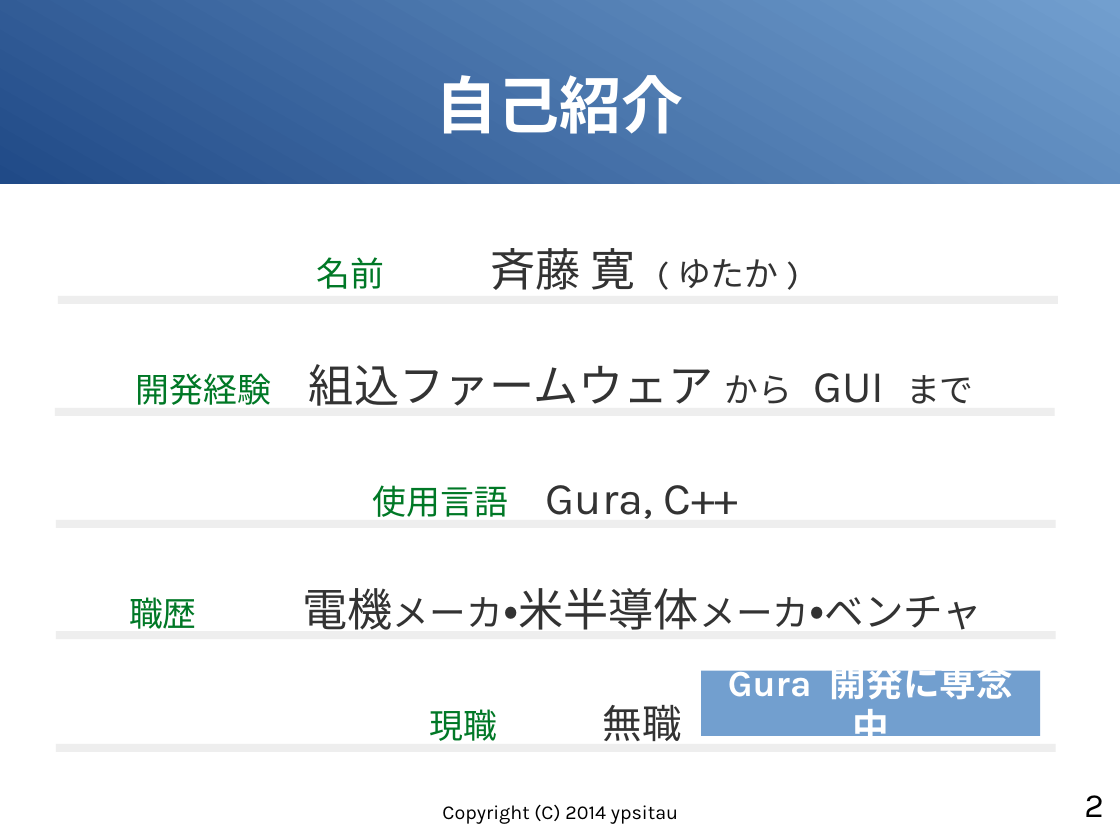
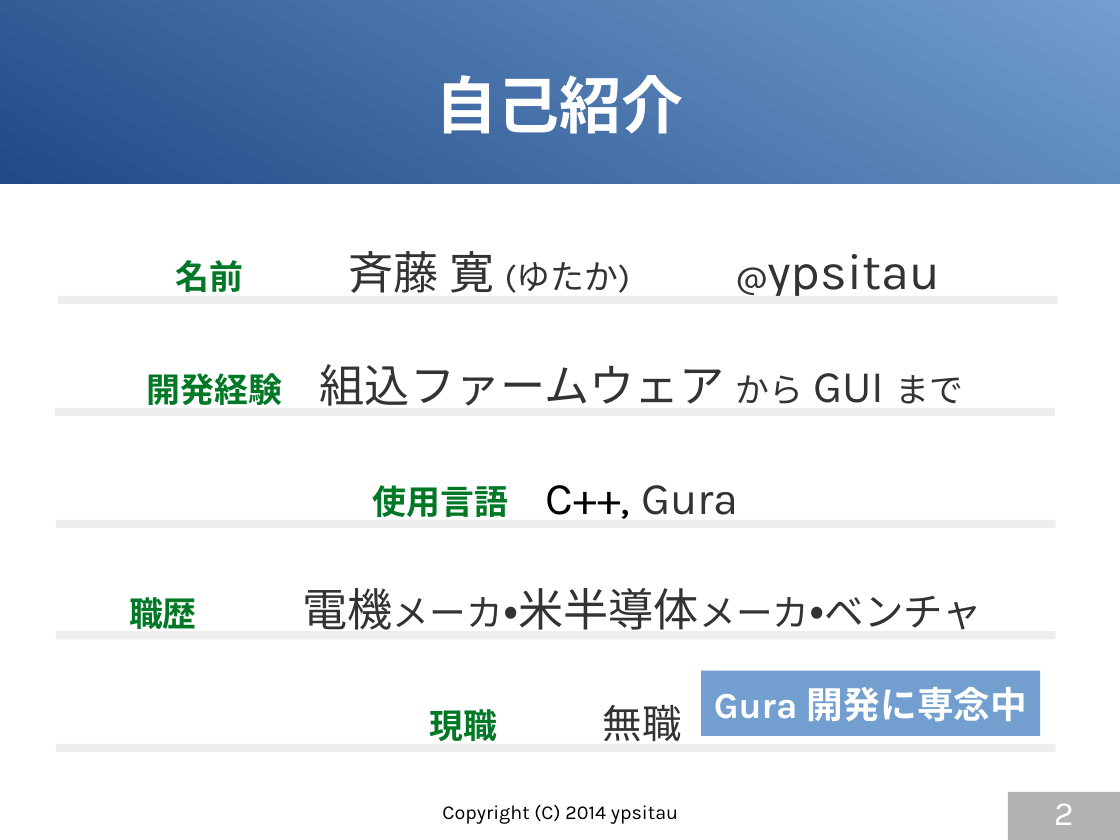
Before and after one commit to gura-lang/gura-doc, a slide deck: slide 2 of presentation/gura-introduction.odp. Drawn at 1120x840 pixels with LibreOffice and Linux fonts; fonts in the diff are those of the drawing. Boxes give left, top, right and bottom in pixels: in the first picture for what was removed or moved away, otherwise in the second. Text is boxed around its words. In the diff, an @@ line names an element or a change of style, - is before the commit and + after.

```diff
--- a/presentation/gura-introduction.odp
+++ b/presentation/gura-introduction.odp
@@ text at (x1=175, y1=251, x2=940, y2=296): text changed @@
-名前 斉藤 寛 (ゆたか)
+名前 斉藤 寛 (ゆたか) @ypsitau
@@ text "開発経験 組込ファームウェア から GUI まで" at (x1=146, y1=364, x2=963, y2=406): bold on in "開発経験" @@
@@ text at (x1=373, y1=485, x2=739, y2=519): text changed; text colour #333333 to #007826 @@
-使用言語 Gura, C++
+使用言語 C++, Gura
@@ text "職歴 電機メーカ・米半導体メーカ・ベンチャ" at (x1=129, y1=588, x2=982, y2=630): bold on in "職歴" @@
@@ text "現職 無職" at (x1=430, y1=705, x2=682, y2=741): bold on in "現職" @@
@@ page number resized from (x1=1084, y1=795, x2=1104, y2=817) to (x1=1008, y1=793, x2=1120, y2=840) @@
@@ page number at (x1=1008, y1=793, x2=1120, y2=840): text colour #000000 to #FFFFFF; fill none to #B2B2B2 @@
```
Also in this commit, not shown: 21 other slides changed, 2 slides added, 1 slide removed.
